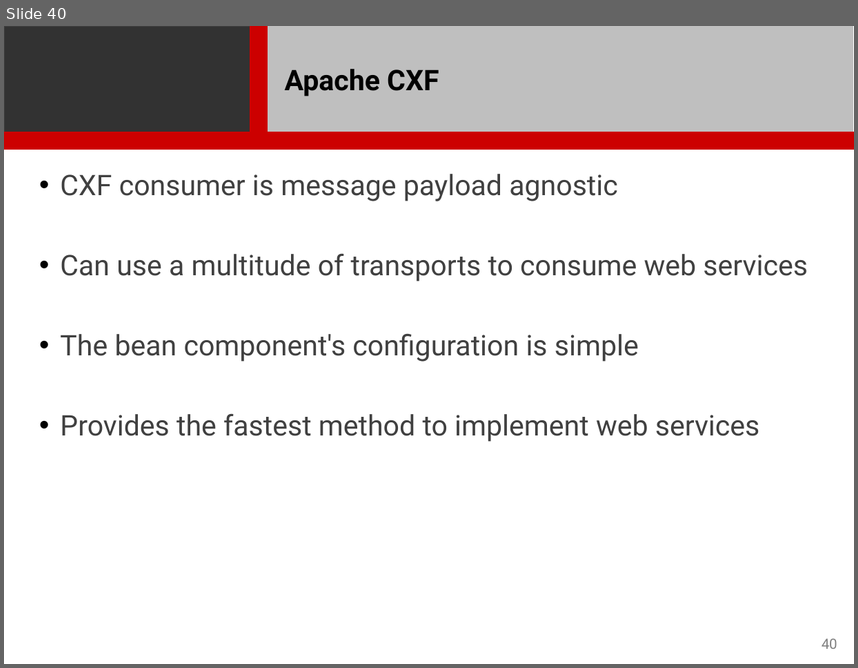
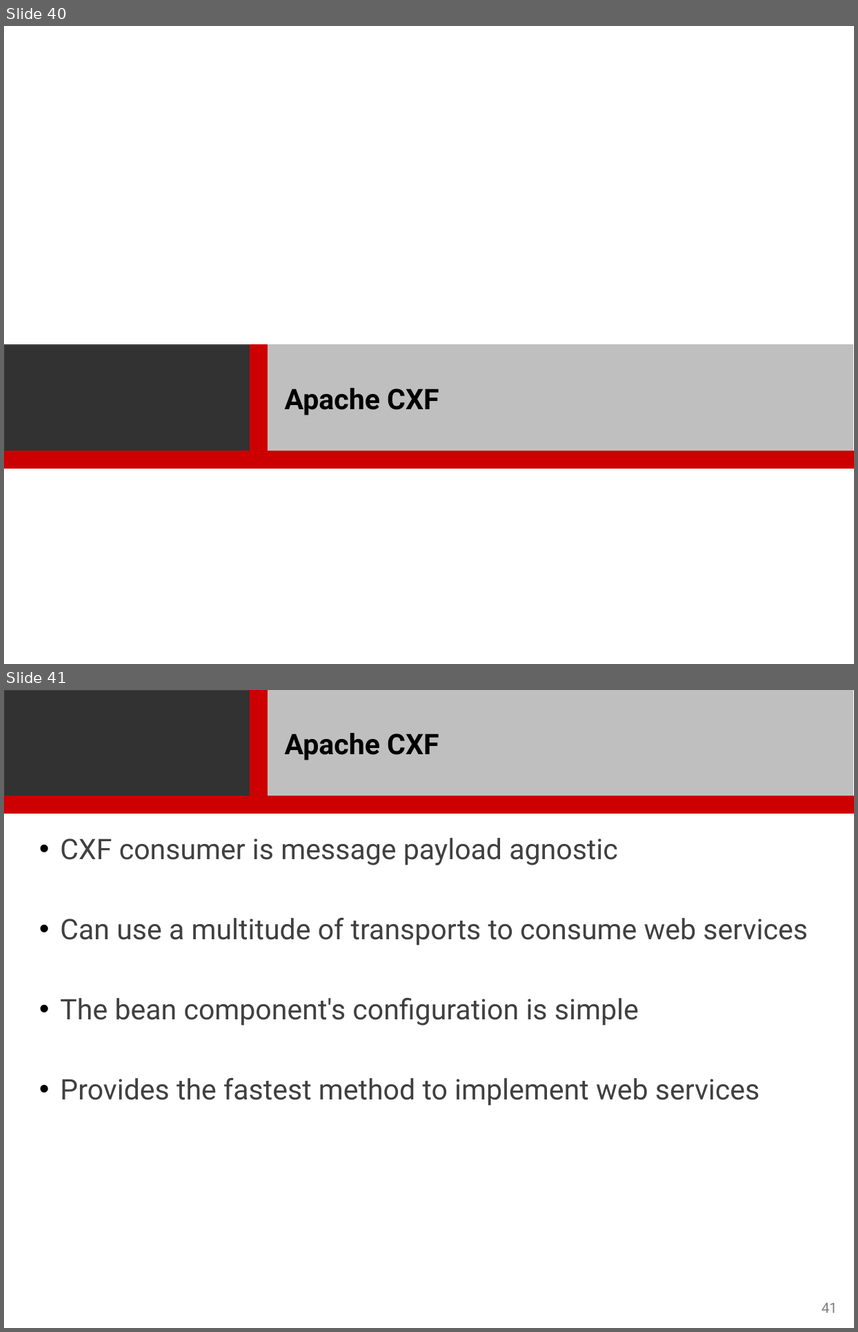
Before and after one commit to rstroop/nch-bootcamp, a slide deck: presentations/Fuse/Fuse.pptx. Shown one above the other, each under a label of ours: slide 40 before the commit, slides 40 and 41 after it. The pictures are 858x668 and 858x1332 pixels, drawn with LibreOffice and Linux fonts; fonts in the diff are those of the drawing; background and template pictures are left out. Boxes give left, top, right and bottom in pixels: in the first picture for what was removed or moved away, otherwise in the second. Text is boxed around its words. In the diff, an @@ line names an element or a change of style, - is before the commit and + after.

```diff
--- a/presentations/Fuse/Fuse.pptx
+++ b/presentations/Fuse/Fuse.pptx
@@ slide 40 added at bbox=[4, 26, 854, 664], background #FFFFFF @@
@@ rectangle added at bbox=[4, 345, 250, 451], fill #323232, outline #404040 0.75 pt @@
@@ rectangle added at bbox=[250, 345, 268, 451], fill #CC0000, outline #CC0000 0.75 pt @@
@@ rectangle added at bbox=[267, 345, 853, 451], fill #BFBFBF, outline #BFBFBF 0.75 pt @@
@@ title added at bbox=[285, 388, 439, 415], 24 pt, text #000000, bold @@
+Apache CXF
@@ rectangle added at bbox=[4, 451, 854, 468], fill #CC0000, outline #CC0000 0.75 pt @@
@@ what was slide 40 is now slide 41 @@
@@ page number at bbox=[822, 1302, 838, 1312]: text changed @@
-40
+41
```
Also in this commit, not shown: 1 slide changed, 1 other slide added.
